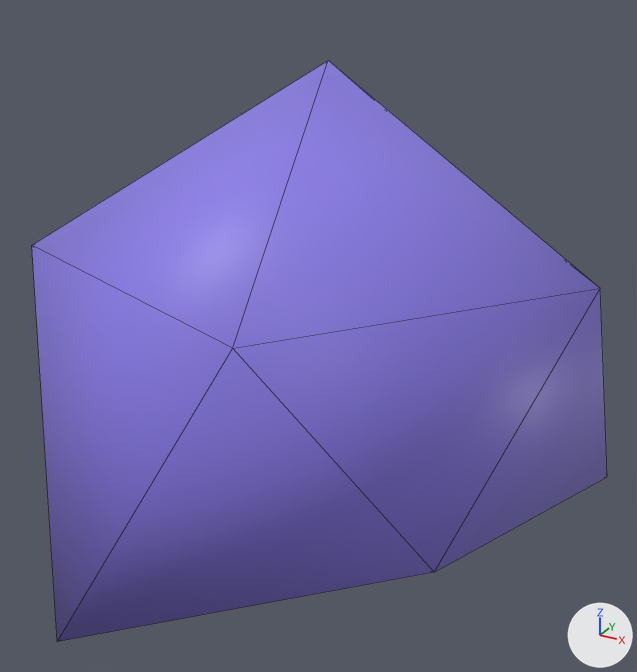
The glTF model assets/models/items/crystal_shard.glb: old version first, new version second.
One viewpoint serves both versions: a camera (50 mm lens) standing at (0.131, -0.244, 0.212) and looking at (0.0, -0.006, 0.093). Arrows for +X, +Y and +Z are at lower right; the lights stay in place. The first picture is the older version. Mesh edges are drawn as thin lines.

Objects in the first picture: 'geode_shard_v0'.
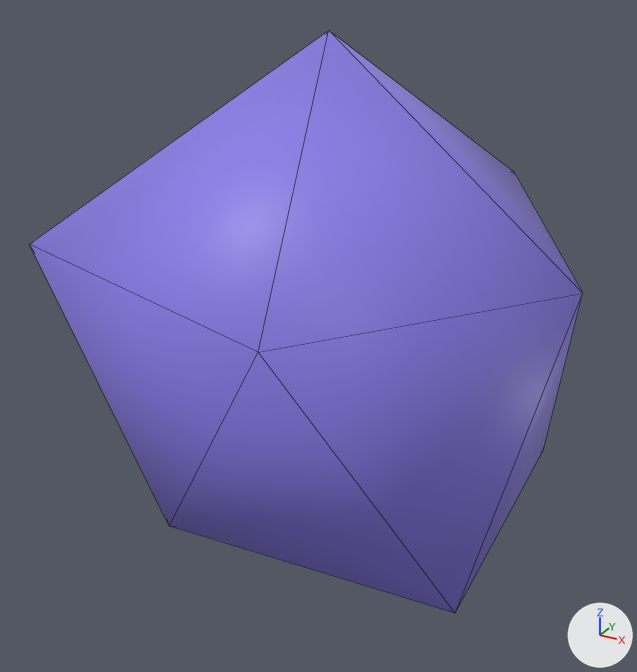
What changed in the scene script:
```text
Change me_geode_shard_v0:
    used by ob_geode_shard_v0; location = (0.0, 0.0, 0.0)
    remove me_geode_shard_v0.from_pydata(...)  # 12 vertices, 20 faces; spans x -0.076..0.088, y -0.106..0.081, z 0.004..0.181
    add me_geode_shard_v0.from_pydata(...)  # 12 vertices, 20 faces; spans x -0.087..0.083, y -0.087..0.097, z 0.003..0.19
    me_geode_shard_v0 part 1
    me_geode_shard_v0.vertices[0].co: (0.0, 0.0, 0.004) -> (0.0, 0.0, 0.003)
    me_geode_shard_v0.vertices[1].co: (0.059, -0.043, 0.043) -> (0.069, -0.05, 0.038)  # pixel (434, 572) -> pixel (455, 613)
    me_geode_shard_v0.vertices[2].co: (-0.034, -0.104, 0.025) -> (-0.021, -0.065, 0.046)  # pixel (57, 641) -> pixel (169, 526)
    me_geode_shard_v0.vertices[3].co: (-0.07, 0.0, 0.045) -> (-0.087, 0.0, 0.036)
    me_geode_shard_v0.vertices[4].co: (-0.024, 0.073, 0.042) -> (-0.029, 0.088, 0.034)
    me_geode_shard_v0.vertices[5].co: (0.088, 0.064, 0.025) -> (0.067, 0.048, 0.039)  # pixel (607, 476) -> pixel (543, 450)
    me_geode_shard_v0.vertices[6].co: (0.034, -0.106, 0.136) -> (0.028, -0.087, 0.126)  # pixel (232, 348) -> pixel (258, 352)
    me_geode_shard_v0.vertices[8].co: (-0.07, 0.051, 0.123) -> (-0.069, 0.05, 0.123)
    me_geode_shard_v0.vertices[9].co: (0.026, 0.081, 0.123) -> (0.032, 0.097, 0.131)  # not seen -> pixel (513, 171)
    me_geode_shard_v0.vertices[10].co: (0.088, 0.0, 0.124) -> (0.083, 0.0, 0.121)  # pixel (600, 288) -> pixel (582, 293)
    me_geode_shard_v0.vertices[11].co: (0.0, 0.0, 0.181) -> (0.0, 0.0, 0.19)  # pixel (328, 60) -> pixel (328, 30)
```

What differs and where, as boxes (x1, y1, x2, y2) in the pictures (637 x 672 px):
'geode_shard_v0', reshaped: before (32, 60, 607, 642); after (29, 30, 583, 613)
